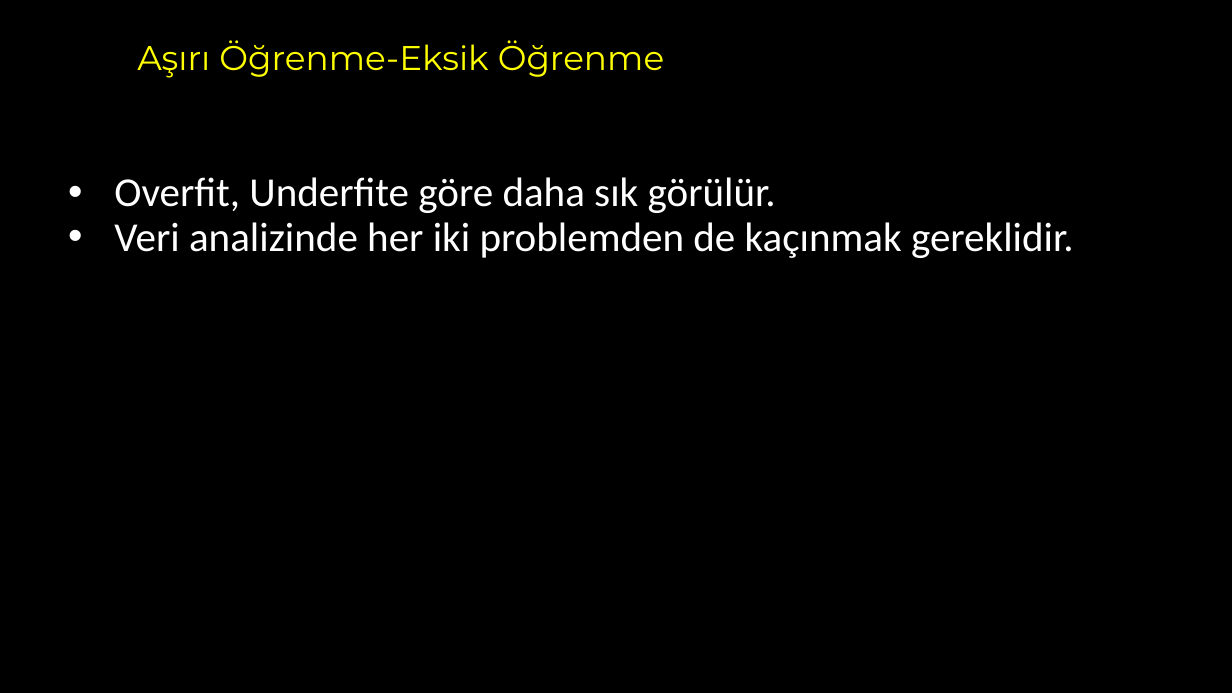
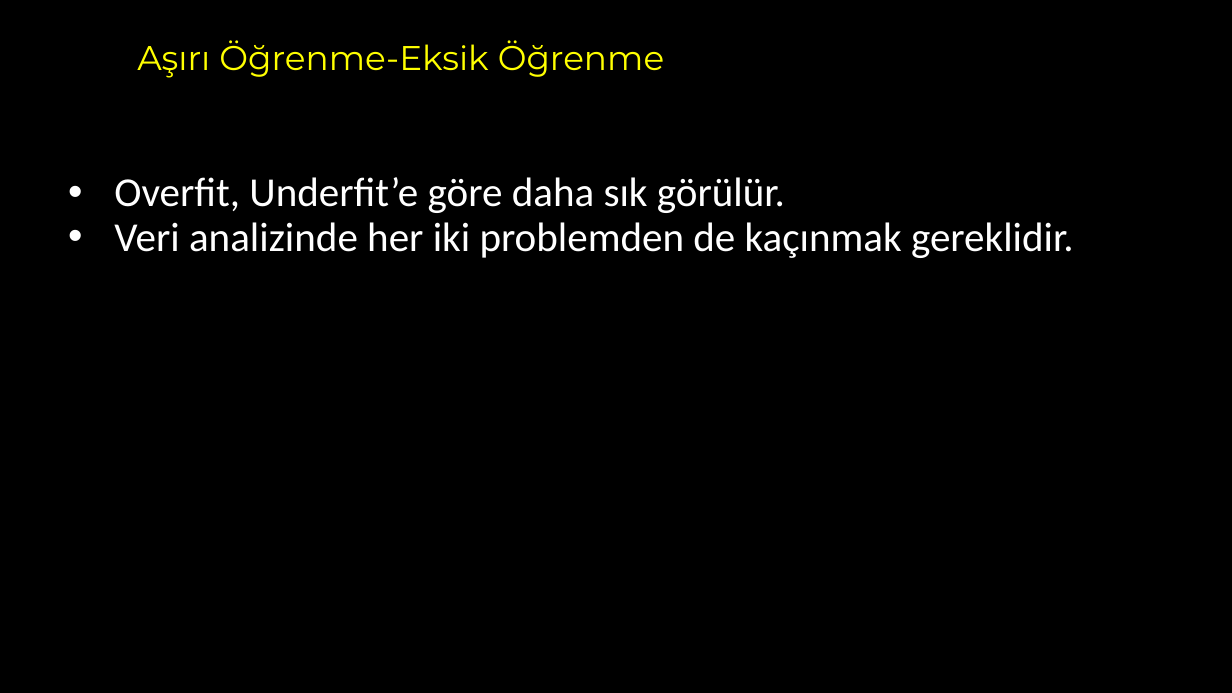
Before and after one commit to akaraci/Makine-Ogrenmesi, a slide deck: slide 23 of Sunular/MÖT-Hafta-4 - Underfitting_and_Overfitting.pptx (slide 22 before the commit). Drawn at 1232x693 pixels with LibreOffice and Linux fonts; fonts in the diff are those of the drawing. Boxes give left, top, right and bottom in pixels: in the first picture for what was removed or moved away, otherwise in the second. Text is boxed around its words. In the diff, an @@ line names an element or a change of style, - is before the commit and + after.

```diff
--- a/Sunular/MÖT-Hafta-4 - Underfitting_and_Overfitting.pptx
+++ b/Sunular/MÖT-Hafta-4 - Underfitting_and_Overfitting.pptx
@@ text at (x1=114, y1=177, x2=785, y2=213): text changed @@
-• Overfit, Underfite göre daha sık görülür.
+• Overfit, Underfit’e göre daha sık görülür.
```
Also in this commit, not shown: 9 other slides changed, 1 slide added, 1 slide removed.
